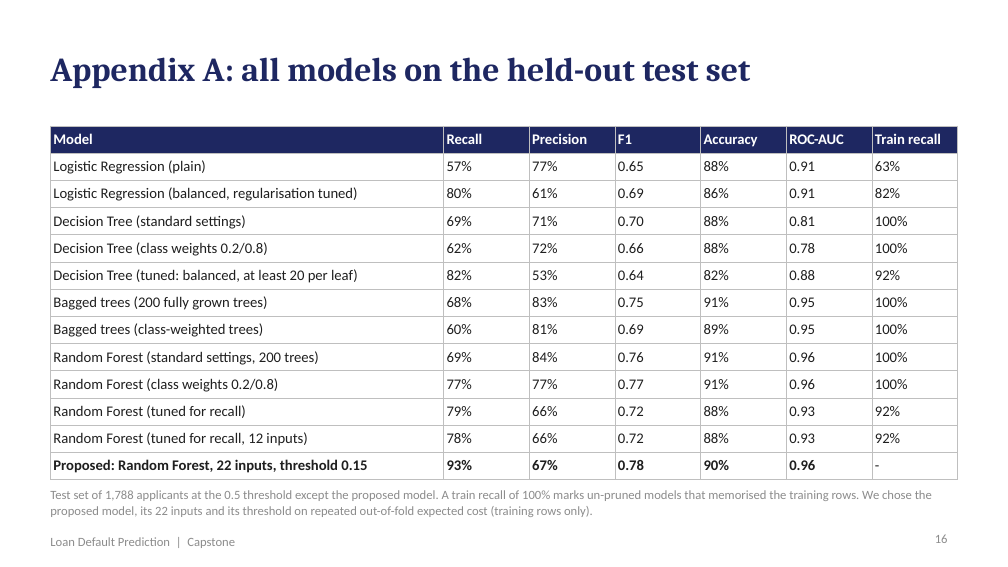
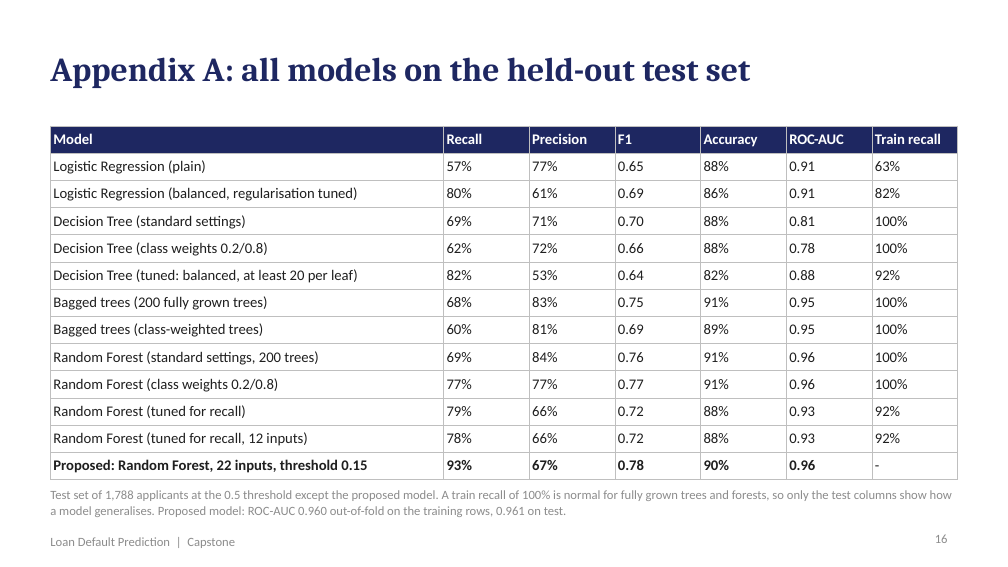
Before and after one commit to shubham1891/Personal-code, a slide deck: slide 16 of presentation/Loan_Default_Prediction_Presentation.pptx. Drawn at 1008x567 pixels with LibreOffice and Linux fonts; fonts in the diff are those of the drawing. Boxes give left, top, right and bottom in pixels: in the first picture for what was removed or moved away, otherwise in the second. Text is boxed around its words. In the diff, an @@ line names an element or a change of style, - is before the commit and + after.

```diff
--- a/presentation/Loan_Default_Prediction_Presentation.pptx
+++ b/presentation/Loan_Default_Prediction_Presentation.pptx
@@ text at (x1=50, y1=490, x2=952, y2=517): text changed @@
-Test set of 1,788 applicants at the 0.5 threshold except the proposed model. A train recall of 100% marks un-pruned models that memorised the training rows. We chose the proposed model, its 22 inputs and its threshold on repeated out-of-fold expected cost (training rows only).
+Test set of 1,788 applicants at the 0.5 threshold except the proposed model. A train recall of 100% is normal for fully grown trees and forests, so only the test columns show how a model generalises. Proposed model: ROC-AUC 0.960 out-of-fold on the training rows, 0.961 on test.
```
Also in this commit, not shown: 8 other slides changed, 2 other files.
